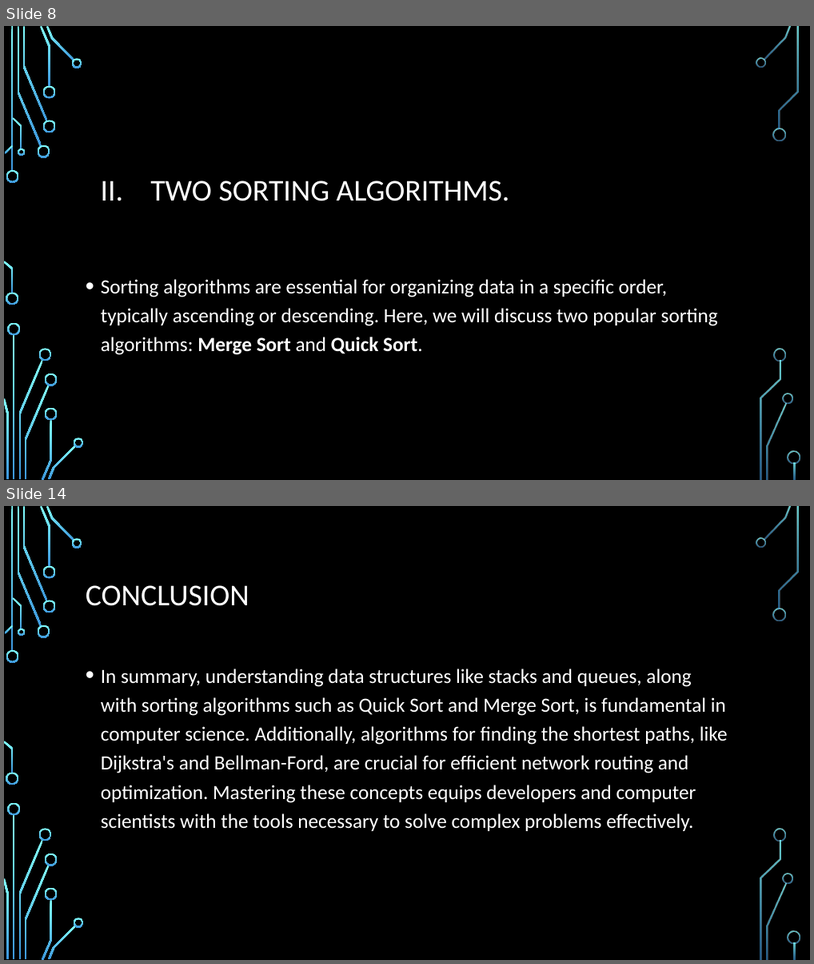
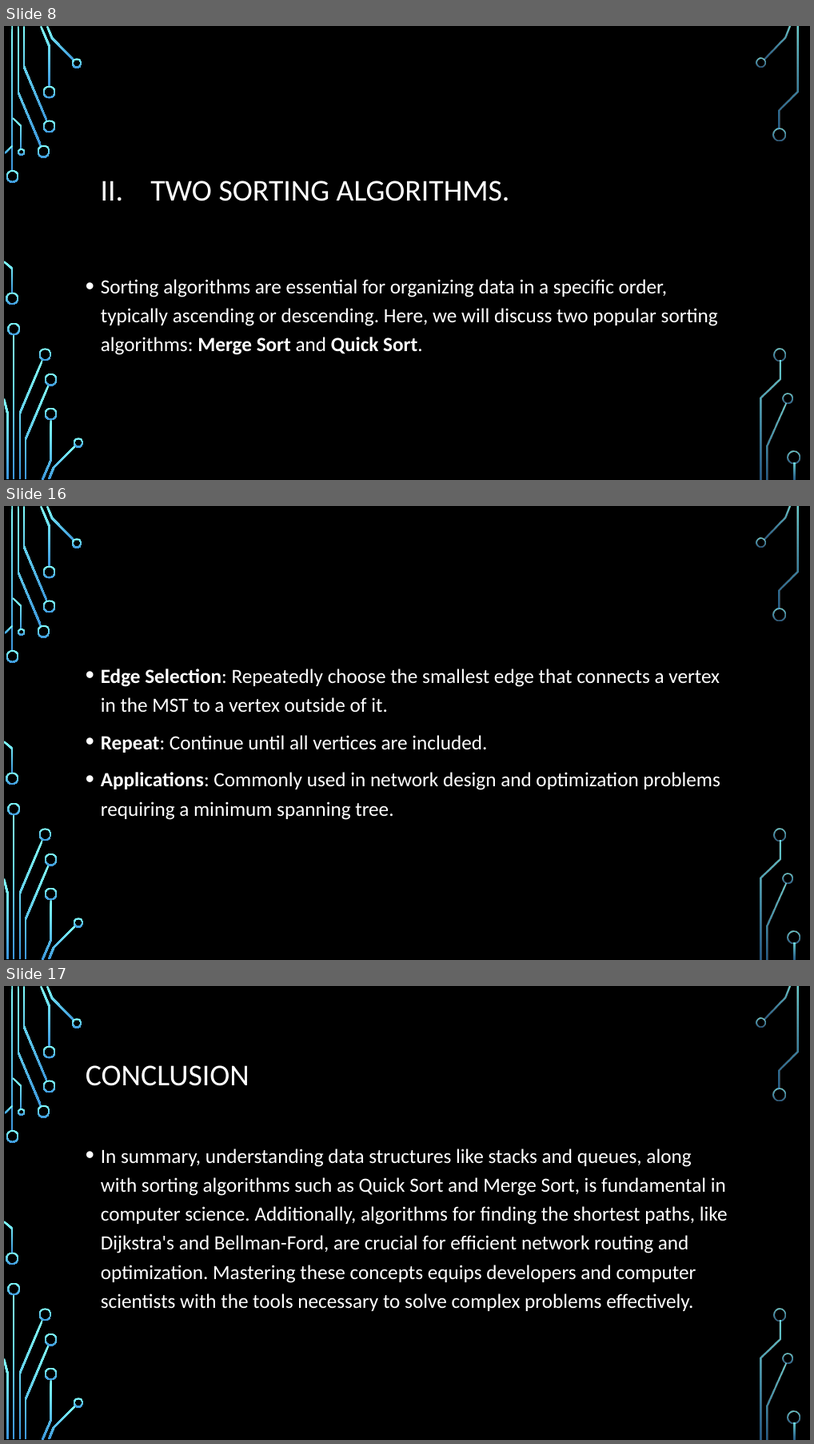
Before and after one commit to thanhye/ASM1, a slide deck: BH01702_TranVanThanh_SE07102.pptx. Shown one above the other, each under a label of ours: slides 8 and 14 before the commit, slides 8, 16 and 17 after it; the slides between them are not shown. The pictures are 814x964 and 814x1444 pixels, drawn with LibreOffice and Linux fonts; fonts in the diff are those of the drawing; background and template pictures are left out. Boxes give left, top, right and bottom in pixels: in the first picture for what was removed or moved away, otherwise in the second. Text is boxed around its words. In the diff, an @@ line names an element or a change of style, - is before the commit and + after.

```diff
--- a/BH01702_TranVanThanh_SE07102.pptx
+++ b/BH01702_TranVanThanh_SE07102.pptx
@@ slide 16 added at [4,506,810,960], background picture (left out); not listed: 36 template elements that a slide beside it also shows @@
@@ text added at [101,668,720,820], 24 pt, text #FFFFFF @@
+• Edge Selection: Repeatedly choose the smallest edge that connects a vertex in the MST to a vertex outside of it.
+• Repeat: Continue until all vertices are included.
+• Applications: Commonly used in network design and optimization problems requiring a minimum spanning tree.
@@ what was slide 14 is now slide 17 @@
```
Also in this commit, not shown: 7 slides changed, 3 other slides added, 1 slide removed.
